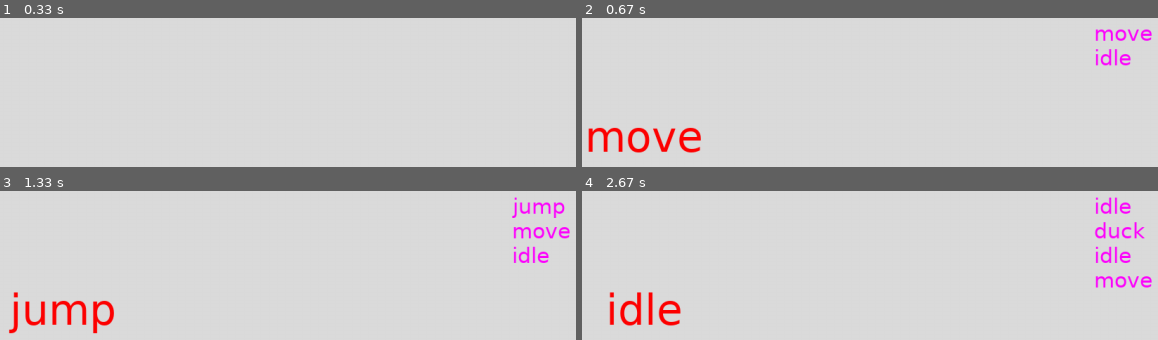
Above: before the commit, frames 1-4 (two rows, left to right).
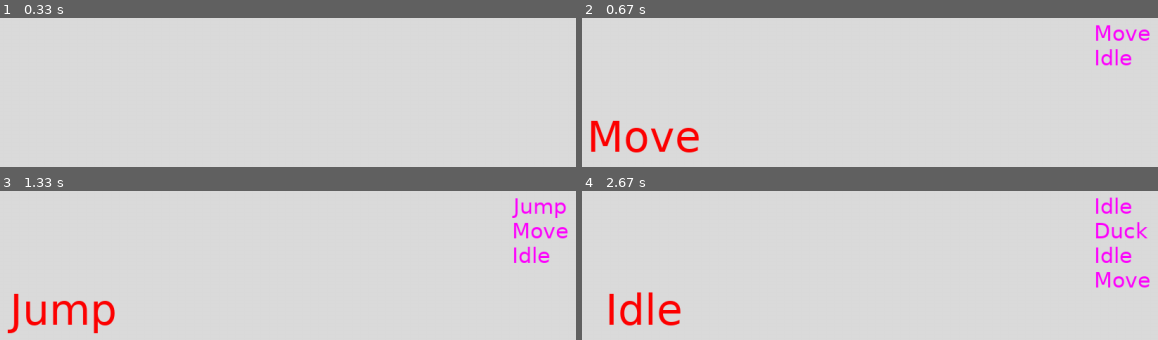
Above: after the commit, the same moments.

Repository: alberto-battistel/Experiment_with_Pygame
Game: pygame game, started from FSM.py
Two runs of this game, one before a commit and one after it. Both use one fixed random seed, a clock stepped at 60 frames per second and the inputs below.
Inputs:
- Up to frame 1 (0.33 s): no input
- Up to frame 2 (0.67 s): hold D from 0.33 s (still down)
- Up to frame 3 (1.33 s): release D at 0.8 s; hold W 0.83-1.13 s
- Up to frame 4 (2.67 s): tap Space at 1.67, 2.07, 2.37, 2.63 s; hold A 2-2.53 s; hold S from 2.57 s (still down)

Frame 1 is identical in both runs. In frame 2, 2.6% of the frame differs, in the area x 1-99%, y 4-91%; in frame 3, 2.2%; in frame 4, 1.8%.

Commit message:
In player started with Sequencer.

Diff:
--- a/FSM.py
+++ b/FSM.py
@@ -7,10 +7,10 @@
 from main import App
 
 class State(Enum):
-    idle = auto()
-    jump = auto()
-    duck = auto()
-    move = auto()
+    Idle = auto()
+    Jump = auto()
+    Duck = auto()
+    Move = auto()
 
     def enter(self):
         print("Entering " + self.name)
@@ -38,25 +38,25 @@
 is_ducking = Condition(K_s)
 
 class FiniteStateMachine():
-    table = {State.idle: [
-                                    {State.jump: is_jumping},
-                                    {State.move: is_moving},
-                                    {State.duck: is_ducking},
-                                    {State.idle: is_on_ground},
+    table = {State.Idle: [
+                                    {State.Jump: is_jumping},
+                                    {State.Move: is_moving},
+                                    {State.Duck: is_ducking},
+                                    {State.Idle: is_on_ground},
                                     ],
-                    State.duck: [
-                                    {State.idle: is_on_ground},
-                                    {State.duck: is_ducking},
+                    State.Duck: [
+                                    {State.Idle: is_on_ground},
+                                    {State.Duck: is_ducking},
                                      ],
-                    State.move: [
-                                    {State.idle: is_on_ground},
-                                    {State.jump: is_jumping},
-                                    {State.duck: is_ducking},
-                                    {State.move: is_moving},
+                    State.Move: [
+                                    {State.Idle: is_on_ground},
+                                    {State.Jump: is_jumping},
+                                    {State.Duck: is_ducking},
+                                    {State.Move: is_moving},
                                     ],
-                    State.jump: [
-                                    {State.idle: is_on_ground},
-                                    {State.jump: is_jumping},
+                    State.Jump: [
+                                    {State.Idle: is_on_ground},
+                                    {State.Jump: is_jumping},
                                     ],
                                 }
 
@@ -93,7 +93,7 @@
 #if __name__ == "main":
 
 fsm = FiniteStateMachine()
-fsm.start_FSM(State.idle)
+fsm.start_FSM(State.Idle)
 
 
 class TestRun(App):
--- /dev/null
+++ b/player.py
@@ -0,0 +1,23 @@
+import pygame
+from pygame.locals import *
+
+from main import App
+
+class Sequencer():
+    def __init__(self, *sprites):
+        self.sprites = sprites[:]
+        self.max_length = len(self.sprites)
+        self.generator = self._return_item()
+        self.actual_item = self.sprites[0]
+
+    def _return_item(self):
+        index = 0
+        while True:
+            yield self.sprites[index]
+            index = (index+1)%self.max_length
+
+    def return_item(self):
+        self.actual_item = next(self.generator)
+        return self.actual_item
+
+ex = Sequencer("1", "2", "3")
